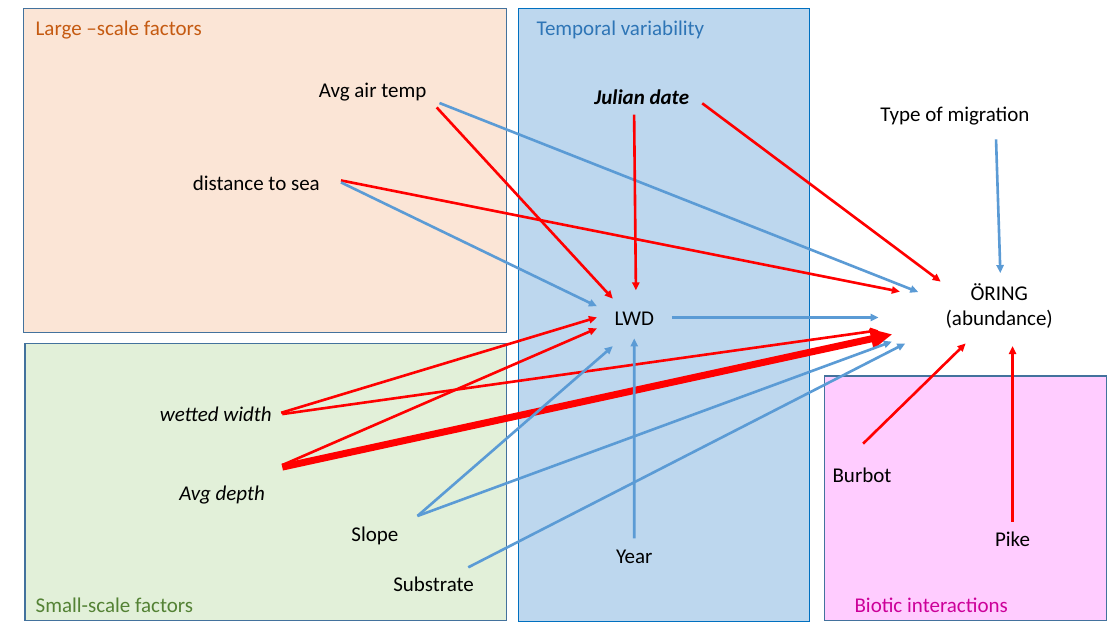
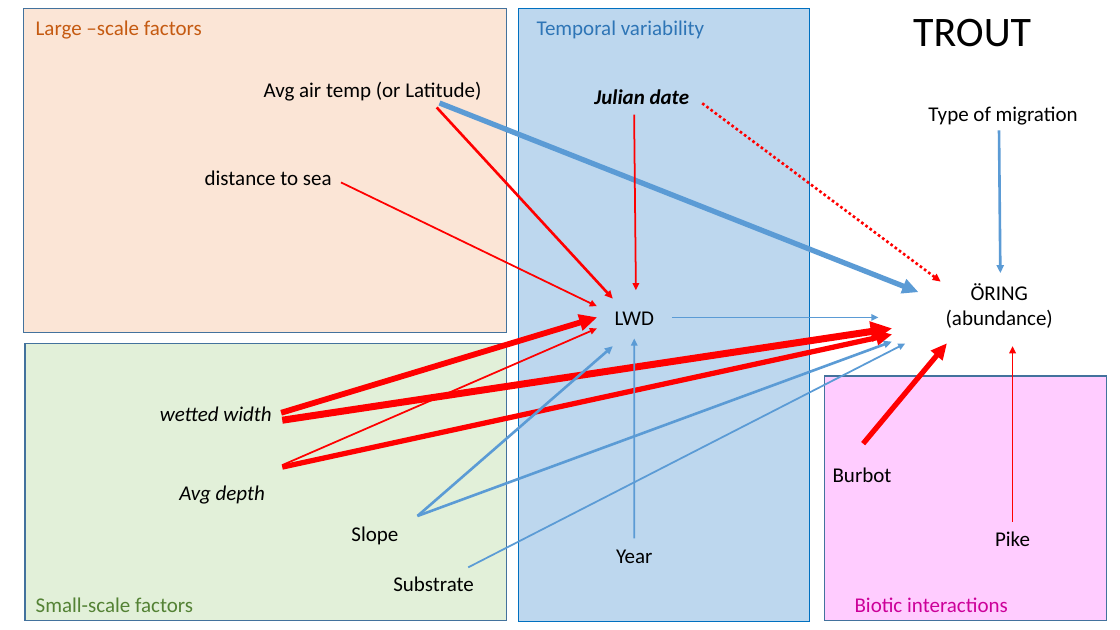
Before and after one commit to SerenaDonadi/Dod-ved, a slide deck: slide 19 of Electrofish data/LWD_analyses.pptx (slide 18 before the commit). Drawn at 1120x630 pixels with LibreOffice and Linux fonts; fonts in the diff are those of the drawing. Boxes give left, top, right and bottom in pixels: in the first picture for what was removed or moved away, otherwise in the second. Text is boxed around its words. In the diff, an @@ line names an element or a change of style, - is before the commit and + after.

Commit message:
trout plus salmon model

```diff
--- a/Electrofish data/LWD_analyses.pptx
+++ b/Electrofish data/LWD_analyses.pptx
@@ text added at box(913, 18, 1031, 47), 36 pt, text #000000 @@
+TROUT
@@ text at box(264, 82, 481, 104): text changed @@
-Avg air temp
+Avg air temp (or Latitude)
@@ arrow (439, 103) - (918, 292): stroke #5B9BD5 2.25 pt to #5B9BD5 4.5 pt @@
@@ arrow (634, 115) - (636, 290): stroke #FF0000 2.25 pt to #FF0000 1.5 pt @@
@@ arrow (702, 103) - (941, 281): stroke #FF0000 2.25 pt to #FF0000 2.25 pt dashed @@
@@ text "Type of migration": place and size @@
-text "Type of migration" at box(880, 106, 1030, 125)
+text "Type of migration" at box(928, 106, 1078, 125)
@@ arrow moved from (996, 139) - (1001, 273) to (999, 130) - (1001, 273) @@
@@ text "distance to sea": place and size @@
-text "distance to sea" at box(193, 175, 320, 190)
+text "distance to sea" at box(205, 170, 332, 185)
@@ arrow (341, 182) - (597, 307): stroke #5B9BD5 2.25 pt to #FF0000 1.5 pt @@
@@ arrow removed from (341, 181) to (900, 292) @@
@@ arrow (281, 413) - (597, 318): stroke #FF0000 2.25 pt to #FF0000 5 pt @@
@@ arrow (282, 465) - (597, 329): stroke #FF0000 2.25 pt to #FF0000 1.5 pt @@
@@ arrow moved from (282, 414) - (879, 330) to (282, 420) - (892, 329) @@
@@ arrow (282, 420) - (892, 329): stroke #FF0000 2.25 pt to #FF0000 6 pt @@
@@ arrow (282, 467) - (892, 334): stroke #FF0000 6 pt to #FF0000 4.5 pt @@
@@ arrow (468, 567) - (906, 344): stroke #5B9BD5 2.25 pt to #5B9BD5 1.5 pt @@
@@ arrow (634, 539) - (634, 339): stroke #5B9BD5 2.25 pt to #5B9BD5 1.5 pt @@
@@ arrow moved from (864, 444) - (965, 344) to (864, 444) - (947, 344) @@
@@ arrow (864, 444) - (947, 344): stroke #FF0000 2.25 pt to #FF0000 4.5 pt @@
```
Also in this commit, not shown: 7 other slides changed, 4 slides added, 1 other file.
